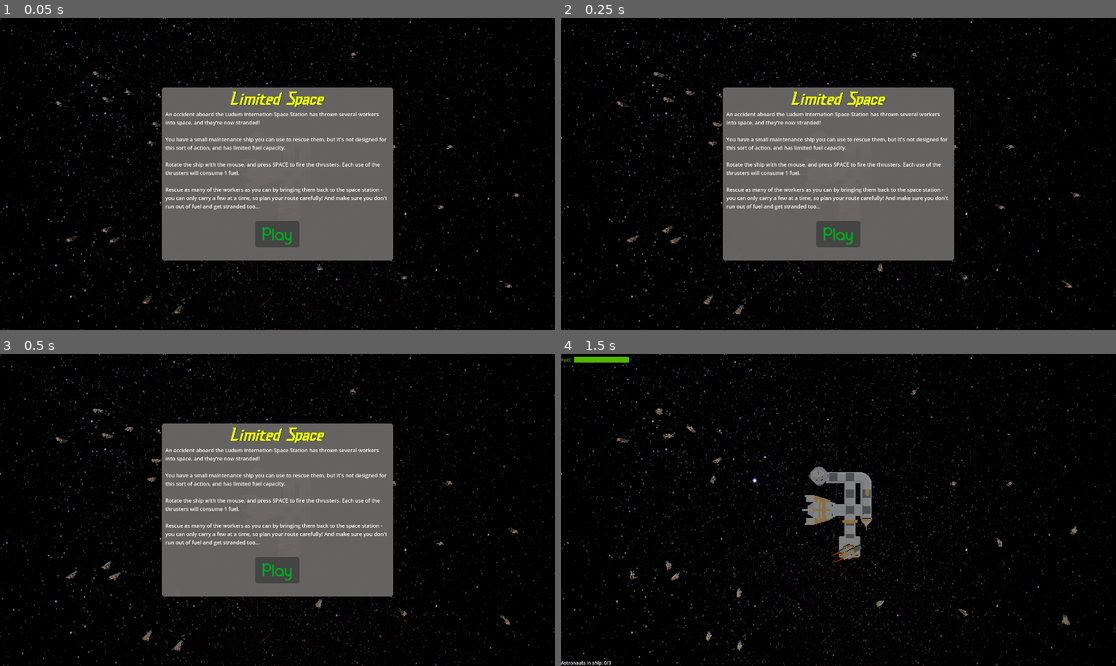
Above: before the commit, frames 1-4 (two rows, left to right).
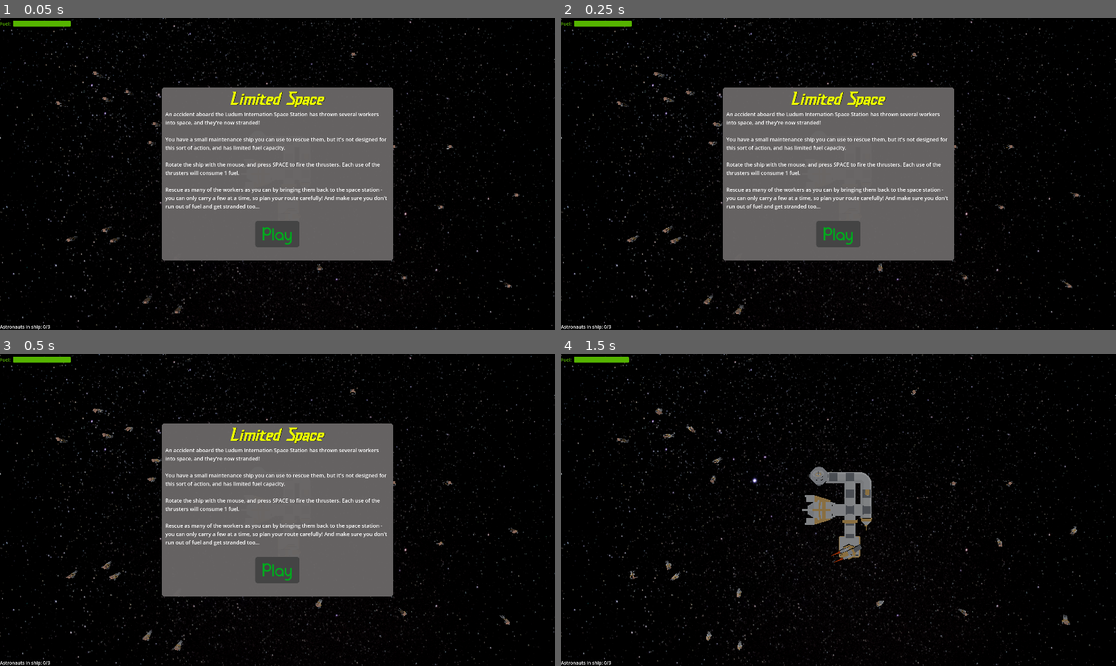
Above: after the commit, the same moments.

Repository: SiJiL82/limited-space
Game: Godot game, scene res://assets/Scenes/world.tscn
The game is run twice, just before and just after one commit, with the same random seed, the same clock (stepped at 60 frames per second) and the same inputs.
Inputs (mouse positions are in pixels of both pictures, inside the frame that each line leads up to):
- Up to frame 1 (0.05 s): no input
- Up to frame 2 (0.25 s): no input
- Up to frame 3 (0.5 s): no input
- Up to frame 4 (1.5 s): click "Play" at 0.5 s; move the mouse to (960, 494) at 1.27 s; hold Space (thruster) from 1.28 s (still down)

The runs differ from the first frame. In frame 1, 0.3% of the frame differs, in the area x 0-13%, y 0-100%; in frame 2, 0.3%; in frame 3, 0.3%; in frame 4, nothing differs.

Commit message:
add astronaut rescue platform and functionality

Diff:
--- a/assets/Scenes/world.tscn
+++ b/assets/Scenes/world.tscn
@@ -17,6 +17,7 @@
 [ext_resource type="PackedScene" uid="uid://b3htof6nno8ja" path="res://assets/meshes/space_station.glb" id="8_jqhqs"]
 [ext_resource type="Script" path="res://scripts/Storage.gd" id="15_cgb2n"]
 [ext_resource type="PackedScene" uid="uid://c17qidxx46kx" path="res://assets/meshes/platform_large.glb" id="17_t5ymh"]
+[ext_resource type="Script" path="res://scripts/RescuePlatform.gd" id="17_ywrmo"]
 
 [sub_resource type="StyleBoxEmpty" id="StyleBoxEmpty_v2h0u"]
 
@@ -67,7 +68,6 @@
 [node name="UI" type="CanvasLayer" parent="."]
 
 [node name="GameInfo" type="PanelContainer" parent="UI"]
-visible = false
 anchors_preset = 9
 anchor_bottom = 1.0
 offset_right = 245.0
@@ -253,6 +253,7 @@
 shape = SubResource("BoxShape3D_cbyfv")
 
 [node name="RescuePlatform" type="StaticBody3D" parent="."]
+script = ExtResource("17_ywrmo")
 
 [node name="CollisionShape3D" type="CollisionShape3D" parent="RescuePlatform"]
 shape = SubResource("BoxShape3D_qrmrw")
@@ -265,3 +266,5 @@
 [node name="CollisionShape3D" type="CollisionShape3D" parent="RescuePlatform/RescueArea"]
 transform = Transform3D(1, 0, 0, 0, 1, 0, 0, 0, 1, 8.37374, 5.67789, 28.5927)
 shape = SubResource("BoxShape3D_8gqvo")
+
+[connection signal="area_entered" from="RescuePlatform/RescueArea" to="Player" method="_on_rescue_area_area_entered"]
--- a/scripts/Messenger.gd
+++ b/scripts/Messenger.gd
@@ -7,3 +7,4 @@
 signal PLAYER_PICKEDUPASTRONAUT()
 signal ASTRONAUT_COLLIDED(_value)
 signal STORAGE_VALUECHANGED(_value)
+signal PLAYER_DROPOFFASTRONAUT(_value)
--- a/scripts/Player.gd
+++ b/scripts/Player.gd
@@ -42,3 +42,8 @@
 	if storage.has_space():
 		Messenger.PLAYER_PICKEDUPASTRONAUT.emit()
 		astronaut.queue_free()
+
+func _on_rescue_area_area_entered(area):
+	var astronauts_in_storage = storage.get_value()
+	if astronauts_in_storage:
+		Messenger.PLAYER_DROPOFFASTRONAUT.emit(astronauts_in_storage)
--- /dev/null
+++ b/scripts/RescuePlatform.gd
@@ -0,0 +1 @@
+extends StaticBody3D
--- a/scripts/Storage.gd
+++ b/scripts/Storage.gd
@@ -7,6 +7,7 @@
 func _ready():
 	value = 0
 	Messenger.PLAYER_PICKEDUPASTRONAUT.connect(increment_value)
+	Messenger.PLAYER_DROPOFFASTRONAUT.connect(empty)
 
 func increment_value():
 	value += 1
@@ -22,3 +23,7 @@
 
 func get_capacity():
 	return capacity
+
+func empty(_empty):
+	value = 0
+	Messenger.STORAGE_VALUECHANGED.emit()
Not shown: 1 places in assets/Scenes/world.tscn that only renumber resources
